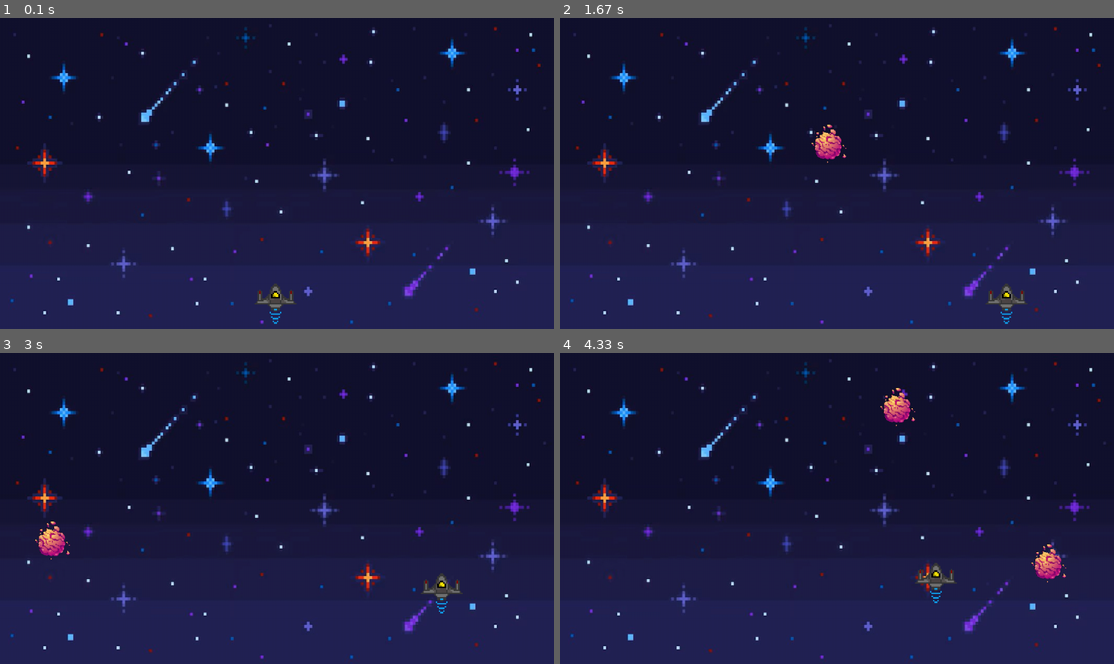
Above: before the commit, frames 1-4 (two rows, left to right).
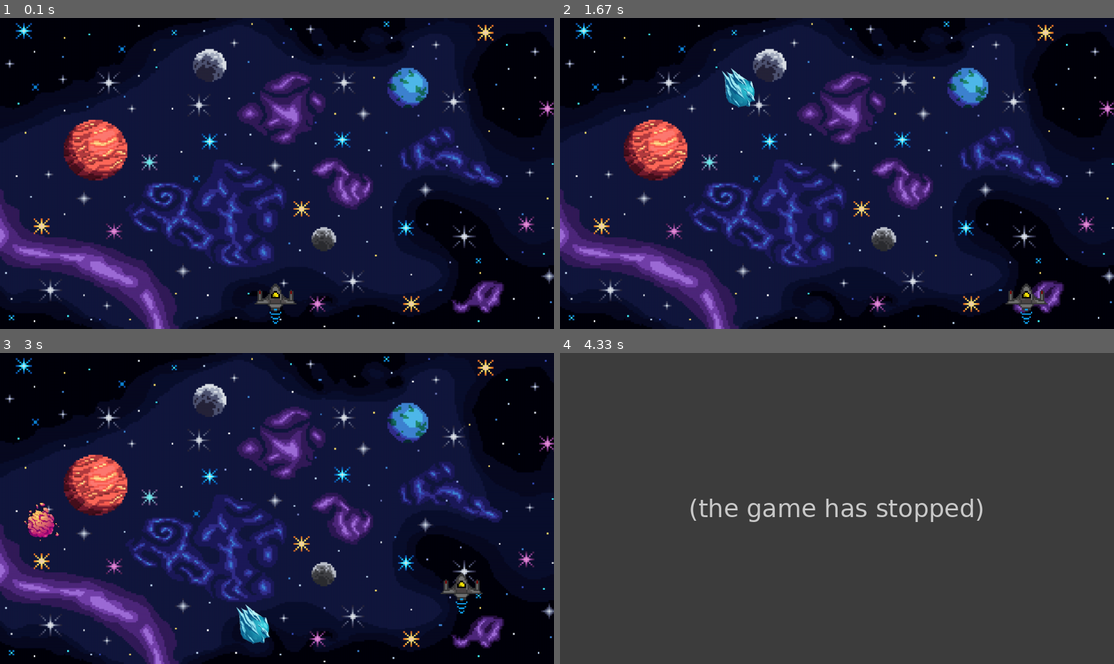
Above: after the commit, the same moments.

Repository: pxrposegen/Python---PyGame-Lib-Projects
Game: pygame game, started from SpaceWars.py
Same seed, same stepped clock (60 frames per second), same inputs: the game is played once before the commit and once after it.
Inputs (mouse positions are in pixels of both pictures, inside the frame that each line leads up to):
- Up to frame 1 (0.1 s): no input
- Up to frame 2 (1.67 s): click (837, 173) at 0.38 s; hold Shift 0.67-1.13 s; hold D 0.67-1.13 s; hold D 1.17-1.63 s
- Up to frame 3 (3 s): hold W 1.67-1.97 s; hold D 2-2.47 s; hold A from 2.5 s (still down)
- Up to frame 4 (4.33 s): release A at 3.03 s; hold S 3.07-3.37 s; hold A 3.4-3.8 s; hold W 3.83-4.2 s

The runs differ from the first frame. In frame 1, 45% of the frame differs, in the area x 0-100%, y 0-100%; in frame 2, 46%; in frame 3, 46%; in frame 4, 100%.
After the commit the program exited at 4.27 s; later frames show no game.

Commit message:
Added another Variety of Asteroid with Different Speed

Diff:
--- a/SpaceWars.py
+++ b/SpaceWars.py
@@ -33,12 +33,12 @@
         self.rect.center += self.direction * self.speed * delta_time
 
         if keys[pygame.K_LSHIFT]:
-            self.speed = 500
+            self.speed = 600
         else:
             self.speed = 350
 
         if pygame.mouse.get_just_pressed()[0] and self.can_shoot:
-            Laser(laser_image, self.rect.midtop, (all_sprites,laser_sprites))
+            Laser(laser_image, self.rect.midtop, (all_sprites, laser_sprites))
             self.can_shoot = False
             self.laser_shoot_time = pygame.time.get_ticks()
 
@@ -58,29 +58,38 @@
 
 
 class Asteroid(pygame.sprite.Sprite):
-    def __init__(self, surface, position, groups):
+    def __init__(self, surface, position, speed, groups):
         super().__init__(groups)
         self.image = surface
         self.rect = self.image.get_frect(center=position)
-        self.direction = pygame.math.Vector2(uniform(-0.5, 0.5), 1) # Directional Asteroids
-        self.speed = randint(300, 500)
+        self.direction = pygame.math.Vector2(
+            uniform(-0.5, 0.5), 1
+        )  # Directional Asteroids
+        self.speed = speed
 
     def update(self, delta):
-        self.rect.center += self.direction * self.speed * delta # Sets Asteroid Movement Speed
+        self.rect.center += (
+            self.direction * self.speed * delta
+        )  # Sets Asteroid Movement Speed
         if self.rect.top > WINDOW_HEIGHT:
             self.kill()
 
+
+# Function responsible for Collisions
 def collision():
     global running
 
-    destoryed_ship = pygame.sprite.spritecollide(player,asteroid_sprite,True)
+    # Collision between Asteroid and Player Ship
+    destoryed_ship = pygame.sprite.spritecollide(player, asteroid_sprite, True)
     if destoryed_ship:
         running = False
 
+    # Collision between Laser and Asteroid
     for laser in laser_sprites:
-        destroyed_asteroid = pygame.sprite.spritecollide(laser,asteroid_sprite,True)
+        destroyed_asteroid = pygame.sprite.spritecollide(laser, asteroid_sprite, True)
         if destroyed_asteroid:
             laser.kill()
+
 
 pygame.init()
 
@@ -111,17 +120,21 @@
 laser_image = pygame.transform.scale(laser_image, (15, 75))
 
 # Asteroids
-asteroid_image = pygame.image.load(join("assets", "asteroid.png")).convert_alpha()
-asteroid_image = pygame.transform.scale(asteroid_image, (100, 100))
+asteroid_image_1 = pygame.image.load(join("assets", "asteroid1.png")).convert_alpha()
+asteroid_image_1 = pygame.transform.scale(asteroid_image_1, (100, 100))
+asteroid_image_2 = pygame.image.load(join("assets", "asteroid2.png")).convert_alpha()
+asteroid_image_2 = pygame.transform.scale(asteroid_image_2, (100, 100))
+
 # Spawns Asteroids at Custom Intervals
 asteroid_event = pygame.event.custom_type()
-pygame.time.set_timer(asteroid_event, 1000)
+pygame.time.set_timer(asteroid_event, 1200)
 
 # Sprite Groups
 all_sprites = pygame.sprite.Group()
 asteroid_sprite = pygame.sprite.Group()
 laser_sprites = pygame.sprite.Group()
 
+# Player Creation
 player = Player(all_sprites)
 
 while running:
@@ -134,7 +147,21 @@
 
         # Asteroid Spawn
         if event.type == asteroid_event:
-            Asteroid(asteroid_image, (randint(0, WINDOW_WIDTH), 0), (all_sprites,asteroid_sprite))
+            if randint(0, 1):
+                Asteroid(
+                    asteroid_image_1,
+                    (randint(0, WINDOW_WIDTH), 0),
+                    650,
+                    (all_sprites, asteroid_sprite),
+                )
+            else:
+                Asteroid(
+                    asteroid_image_2,
+                    (randint(0, WINDOW_WIDTH), 0),
+                    350,
+                    (all_sprites, asteroid_sprite),
+                )
+
     # Update
     all_sprites.update(delta)
 
Binary file changed: assets/Background.jpg
Renamed: assets/asteroid.png -> assets/asteroid1.png
Binary file added: assets/asteroid2.png
